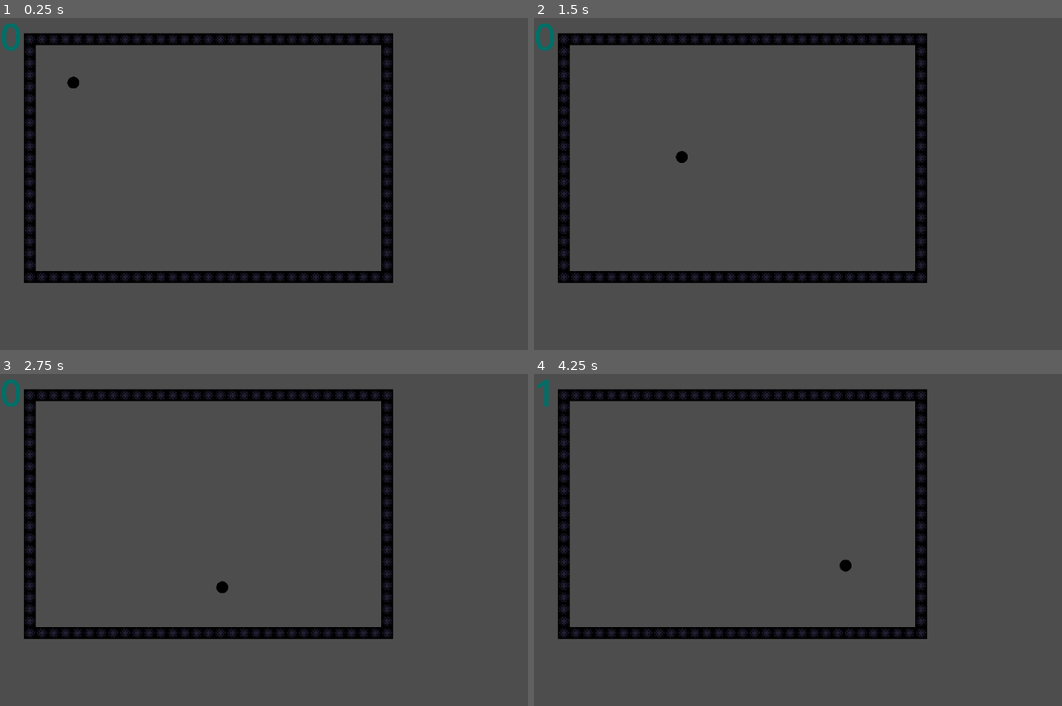
Above: before the commit, frames 1-4 (two rows, left to right).
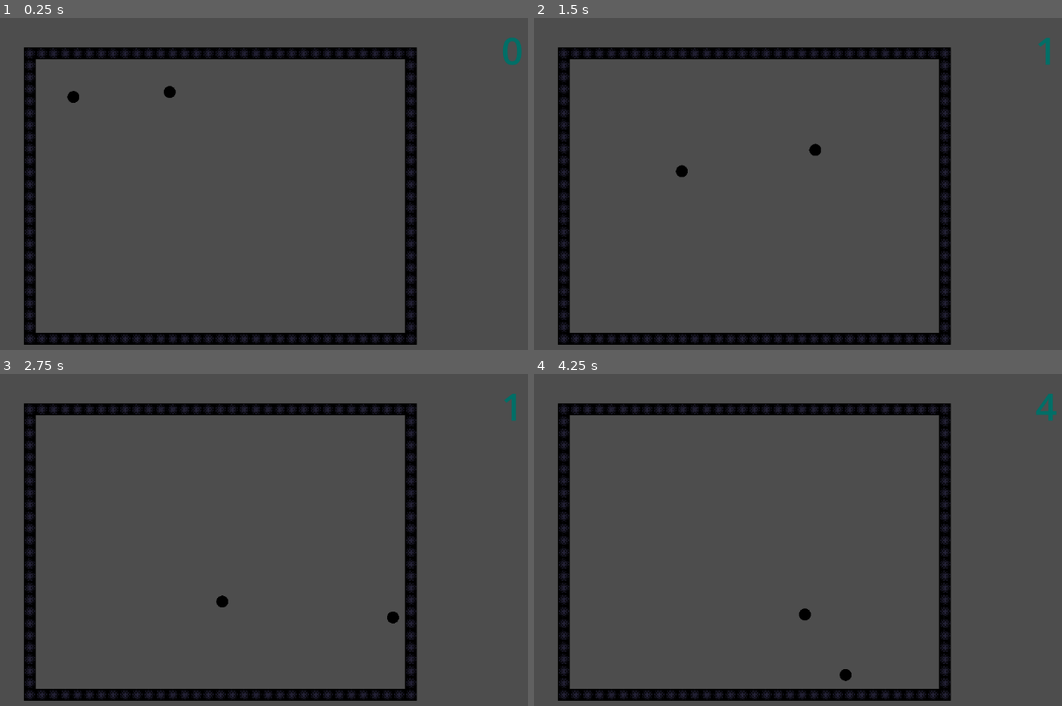
Above: after the commit, the same moments.

Repository: khiro-ptera/plonk
Game: Godot game, scene res://scenes/playground.tscn
The game is run twice, just before and just after one commit, with the same random seed, the same clock (stepped at 60 frames per second) and the same inputs.
Inputs (mouse positions are in pixels of both pictures, inside the frame that each line leads up to):
- Up to frame 1 (0.25 s): no input
- Up to frame 2 (1.5 s): click (outside the picture) at 0.52 s; click (outside the picture) at 1.27 s
- Up to frame 3 (2.75 s): click (outside the picture) at 2.02 s
- Up to frame 4 (4.25 s): move the mouse to (1030, 540) at 2.77 s; move the mouse to (739, 576) at 3.52 s

The runs differ from the first frame. In frame 1, 15% of the frame differs, in the area x 0-99%, y 1-99%; in frame 2, 15%; in frame 3, 15%; in frame 4, 15%.

Commit message:
playground formatting

Diff:
--- /dev/null
+++ b/scenes/cursor_dot.gd
@@ -0,0 +1,11 @@
+extends RigidBody2D
+
+
+# Called when the node enters the scene tree for the first time.
+func _ready() -> void:
+	pass # Replace with function body.
+
+
+# Called every frame. 'delta' is the elapsed time since the previous frame.
+func _process(delta: float) -> void:
+	position = get_viewport().get_mouse_position()
--- a/scenes/playground.tscn
+++ b/scenes/playground.tscn
@@ -8,12 +8,57 @@
 font_color = Color(3.36915e-07, 0.434287, 0.406051, 1)
 
 [node name="Playground" type="Node2D"]
+
+[node name="MarginContainer" type="MarginContainer" parent="."]
+custom_minimum_size = Vector2(1152, 648)
+offset_right = 40.0
+offset_bottom = 40.0
+size_flags_horizontal = 3
+size_flags_vertical = 3
+
+[node name="VBoxContainer2" type="VBoxContainer" parent="MarginContainer"]
+layout_mode = 2
+
+[node name="TopMargin" type="MarginContainer" parent="MarginContainer/VBoxContainer2"]
+custom_minimum_size = Vector2(0, 20)
+layout_mode = 2
+
+[node name="HBoxContainer" type="HBoxContainer" parent="MarginContainer/VBoxContainer2"]
+layout_mode = 2
+
+[node name="LeftMargin" type="MarginContainer" parent="MarginContainer/VBoxContainer2/HBoxContainer"]
+custom_minimum_size = Vector2(15, 0)
+layout_mode = 2
+
+[node name="ObjBox" type="MarginContainer" parent="MarginContainer/VBoxContainer2/HBoxContainer"]
+custom_minimum_size = Vector2(800, 0)
+layout_mode = 2
+
+[node name="Objects" type="Node2D" parent="MarginContainer/VBoxContainer2/HBoxContainer/ObjBox"]
+position = Vector2(-19, 0)
 script = ExtResource("1_i7nya")
 
-[node name="Objects" type="Node2D" parent="."]
+[node name="MiddleMargin" type="MarginContainer" parent="MarginContainer/VBoxContainer2/HBoxContainer"]
+custom_minimum_size = Vector2(15, 0)
+layout_mode = 2
 
-[node name="Label" type="Label" parent="."]
-offset_right = 40.0
-offset_bottom = 23.0
+[node name="VBoxContainer" type="VBoxContainer" parent="MarginContainer/VBoxContainer2/HBoxContainer"]
+custom_minimum_size = Vector2(300, 0)
+layout_mode = 2
+
+[node name="Label" type="Label" parent="MarginContainer/VBoxContainer2/HBoxContainer/VBoxContainer"]
+layout_mode = 2
+size_flags_vertical = 6
 label_settings = SubResource("LabelSettings_7fcpc")
 script = ExtResource("2_s05m3")
+
+[node name="TextureButton" type="TextureButton" parent="MarginContainer/VBoxContainer2/HBoxContainer/VBoxContainer"]
+layout_mode = 2
+
+[node name="RightMargin" type="MarginContainer" parent="MarginContainer/VBoxContainer2/HBoxContainer"]
+custom_minimum_size = Vector2(15, 0)
+layout_mode = 2
+
+[node name="BotMargin" type="MarginContainer" parent="MarginContainer/VBoxContainer2"]
+custom_minimum_size = Vector2(0, 20)
+layout_mode = 2
--- a/scenes/setup.gd
+++ b/scenes/setup.gd
@@ -5,8 +5,9 @@
 
 # Called when the node enters the scene tree for the first time.
 func _ready() -> void:
-	genBox(30, 20, Vector2(50, 50))
+	genBox(32, 24, Vector2(50, 50))
 	spawnBall(100, 100)
+	spawnBall(250, 150, Vector2(150, -150))
 
 # Called every frame. 'delta' is the elapsed time since the previous frame.
 func _process(delta: float) -> void:
